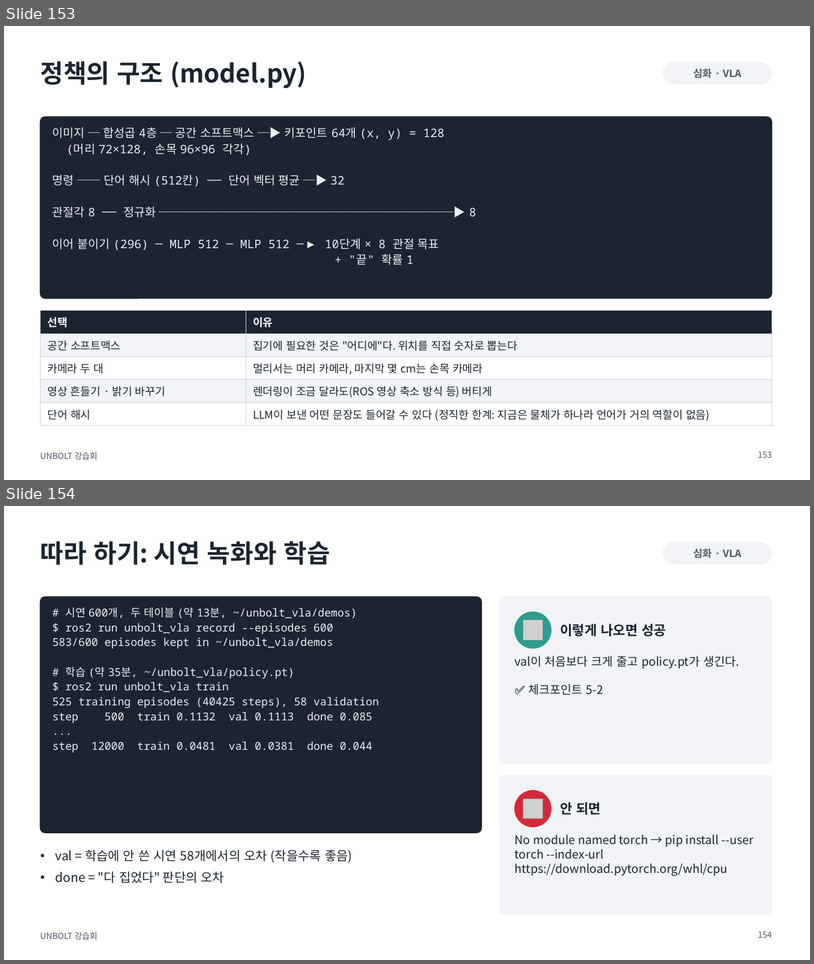
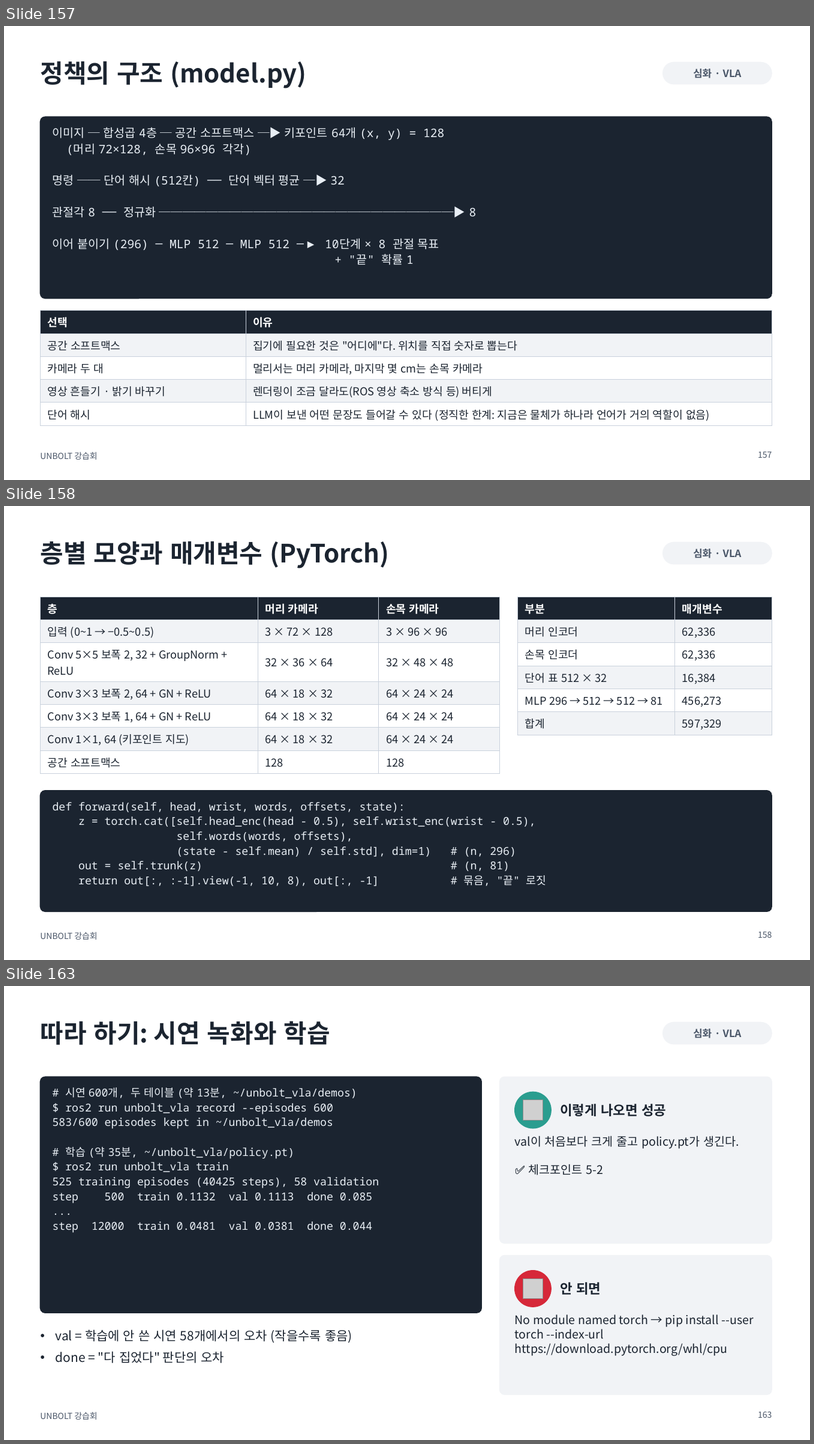
Before and after one commit to sejiny3/AIRLAB, a slide deck: workshop/slides/UNBOLT_workshop.pptx. Shown one above the other, each under a label of ours: slides 153 and 154 before the commit, slides 157, 158 and 163 after it; the slides between them are not shown. The pictures are 814x964 and 814x1444 pixels, drawn with LibreOffice and Linux fonts; fonts in the diff are those of the drawing; grey boxes stand for pictures. Boxes give left, top, right and bottom in pixels: in the first picture for what was removed or moved away, otherwise in the second. Text is boxed around its words. In the diff, an @@ line names an element or a change of style, - is before the commit and + after.

```diff
--- a/workshop/slides/UNBOLT_workshop.pptx
+++ b/workshop/slides/UNBOLT_workshop.pptx
@@ slide 158 added at [4,506,810,960], background #FFFFFF; not listed: 1 template element that a slide beside it also shows @@
@@ title added at [40,541,390,568], 30 pt, text #1B2430, bold @@
+층별 모양과 매개변수 (PyTorch)
@@ rounded rectangle added at [663,542,772,564], fill #F1F3F6, outline #F1F3F6 1 pt @@
@@ text added at [693,549,742,558], 12 pt, text #4A5668, bold @@
+심화 · VLA
@@ table added at [40,597,500,770], 7 rows, 3 columns @@
+층 | 머리 카메라 | 손목 카메라
+입력 (0~1 → −0.5~0.5) | 3 × 72 × 128 | 3 × 96 × 96
+Conv 5×5 보폭 2, 32 + GroupNorm + ReLU | 32 × 36 × 64 | 32 × 48 × 48
+Conv 3×3 보폭 2, 64 + GN + ReLU | 64 × 18 × 32 | 64 × 24 × 24
+Conv 3×3 보폭 1, 64 + GN + ReLU | 64 × 18 × 32 | 64 × 24 × 24
+Conv 1×1, 64 (키포인트 지도) | 64 × 18 × 32 | 64 × 24 × 24
+공간 소프트맥스 | 128 | 128
@@ table added at [518,597,772,732], 6 rows, 2 columns @@
+부분 | 매개변수
+머리 인코더 | 62,336
+손목 인코더 | 62,336
+단어 표 512 × 32 | 16,384
+MLP 296 → 512 → 512 → 81 | 456,273
+합계 | 597,329
@@ rounded rectangle added at [40,790,772,912], fill #1B2430, outline #1B2430 1 pt @@
@@ text added at [53,802,546,886], 13 pt, text #E8EEF4 @@
+def forward(self, head, wrist, words, offsets, state):
+z = torch.cat([self.head_enc(head - 0.5), self.wrist_enc(wrist - 0.5),
+self.words(words, offsets),
+(state - self.mean) / self.std], dim=1) # (n, 296)
+out = self.trunk(z) # (n, 81)
+return out[:, :-1].view(-1, 10, 8), out[:, -1] # 묶음, "끝" 로짓
@@ page number added at [758,931,772,937], 10 pt, text #4A5668 @@
+158
@@ what was slide 153 is now slide 157 @@
@@ page number at [758,451,772,457]: text changed @@
-153
+157
@@ what was slide 154 is now slide 163 @@
@@ page number at [758,1411,772,1417]: text changed @@
-154
+163
```
Also in this commit, not shown: 6 slides changed, 9 other slides added, 10 other files.
